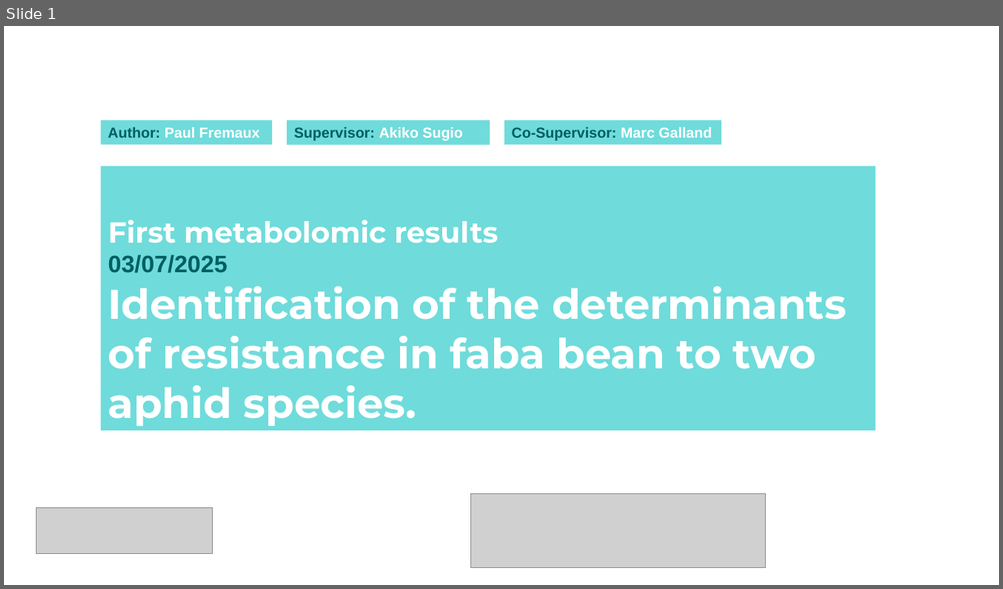
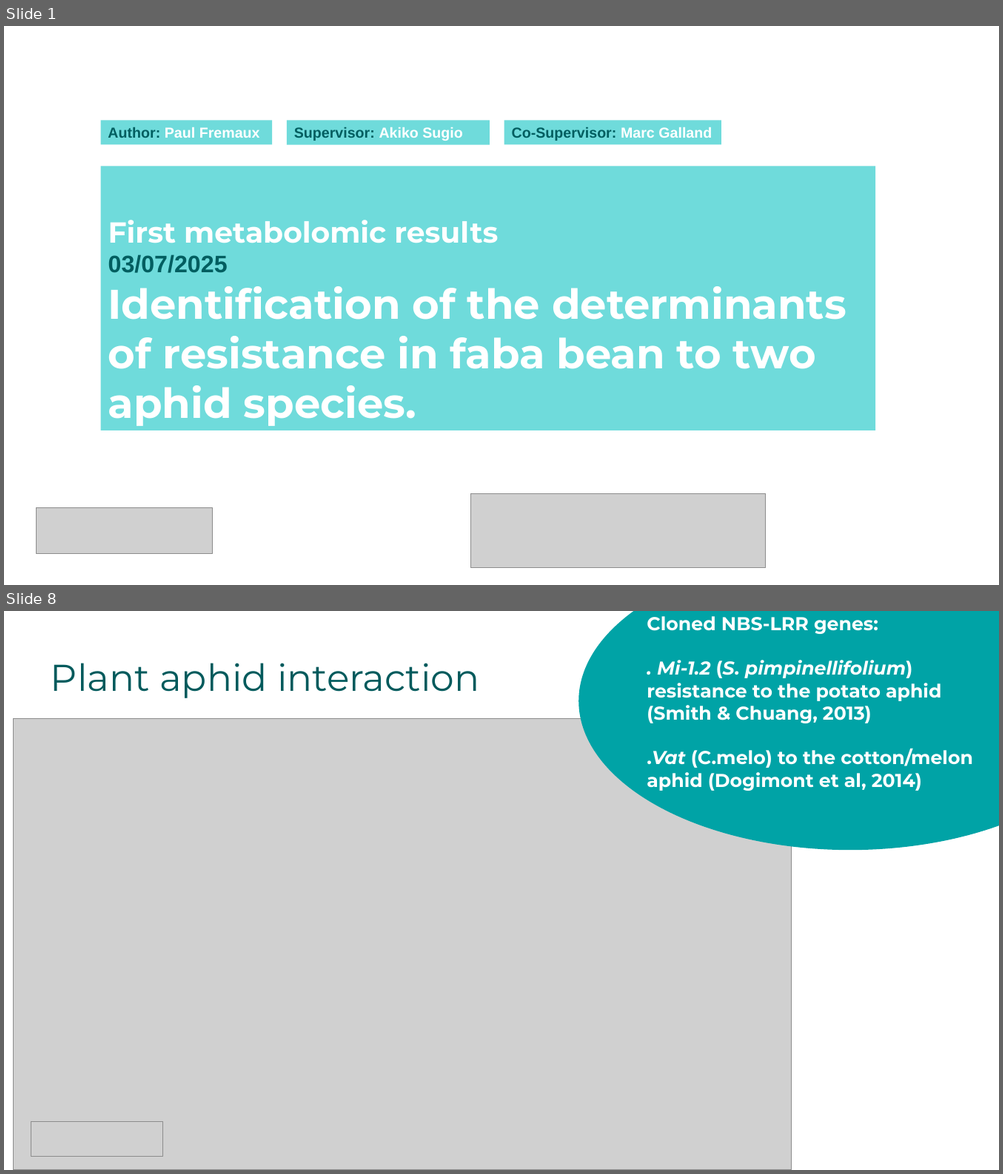
Before and after one commit to igepp-egi/faba_specifics, a slide deck: M01-metabolomic-analysis/untargeted_metabolomic/presentation metabo.pptx. Shown one above the other, each under a label of ours: slide 1 before the commit, slides 1 and 8 after it; the slides between them are not shown. The pictures are 1003x589 and 1003x1174 pixels, drawn with LibreOffice and Linux fonts; fonts in the diff are those of the drawing; grey boxes stand for pictures; background and template pictures are left out; a plain dark background stands for a picture behind light text. Boxes give left, top, right and bottom in pixels: in the first picture for what was removed or moved away, otherwise in the second. Text is boxed around its words. In the diff, an @@ line names an element or a change of style, - is before the commit and + after.

```diff
--- a/M01-metabolomic-analysis/untargeted_metabolomic/presentation metabo.pptx
+++ b/M01-metabolomic-analysis/untargeted_metabolomic/presentation metabo.pptx
@@ slide 8 added at (4,611,999,1170), background picture (left out) @@
@@ rectangle added at (4,611,999,1170), fill #FFFFFF @@
@@ ellipse added at (578,611,999,851), fill #00A3A6 @@
@@ text added at (646,616,972,791), 18 pt, text #FFFFFF, bold @@
+Cloned NBS-LRR genes:
+. Mi-1.2 (S. pimpinellifolium) resistance to the potato aphid (Smith & Chuang, 2013)
+.Vat (C.melo) to the cotton/melon aphid (Dogimont et al, 2014)
@@ title added at (51,663,480,698), 36 pt, text #005A5C @@
+Plant aphid interaction
@@ picture added at (13,718,791,1170) @@
@@ group added at (4,611,999,1170): 5 freeform shapes, 3 triangles, 2 lines @@
@@ picture added at (31,1122,163,1156) @@
```
Also in this commit, not shown: 22 slides changed, 18 other slides added, 7 slides removed, 1 other file.
